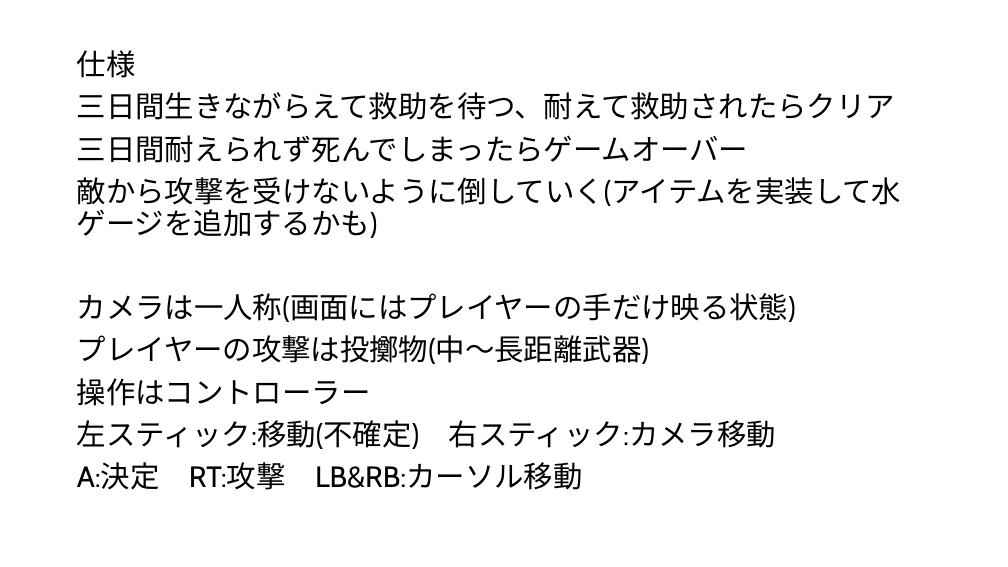
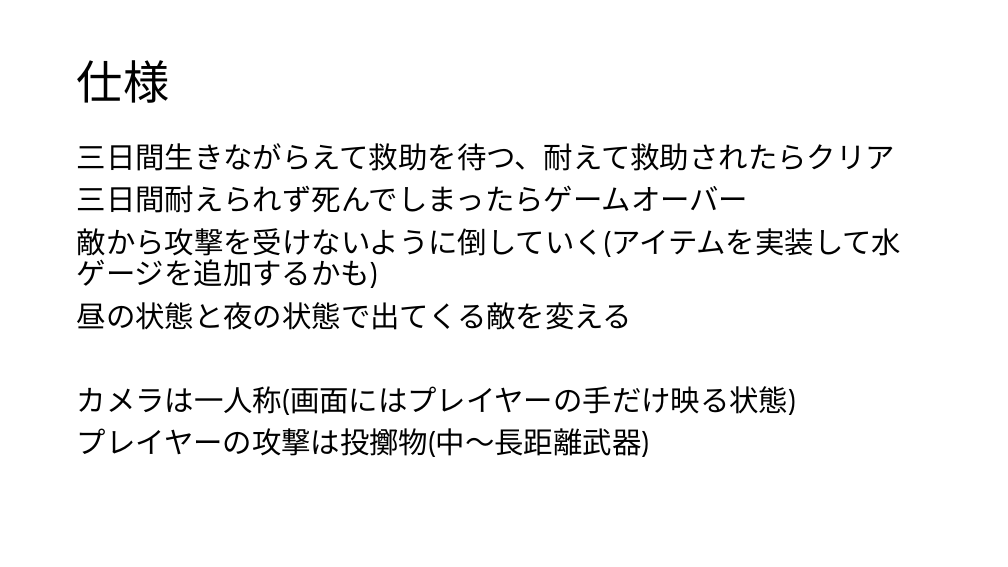
Before and after one commit to kawasaki0314/YanRepository, a slide deck: slide 5 of ヤンの三日間企画書.pptx (slide 3 before the commit). Drawn at 1008x567 pixels with LibreOffice and Linux fonts; fonts in the diff are those of the drawing. Boxes give left, top, right and bottom in pixels: in the first picture for what was removed or moved away, otherwise in the second. Text is boxed around its words. In the diff, an @@ line names an element or a change of style, - is before the commit and + after.

```diff
--- a/ヤンの三日間企画書.pptx
+++ b/ヤンの三日間企画書.pptx
@@ text at (77,50,136,78): paragraph removed @@
-仕様
@@ title added at (77,60,169,103), 44 pt, text #000000 @@
+仕様
@@ text at (77,302,633,330): paragraph added @@
+昼の状態と夜の状態で出てくる敵を変える
@@ text at (77,378,776,490): paragraphs removed @@
-操作はコントローラー
-左スティック:移動(不確定) 右スティック:カメラ移動
-A:決定 RT:攻撃 LB&RB:カーソル移動
```
Also in this commit, not shown: 1 other slide changed, 2 slides added, 2 other files.
